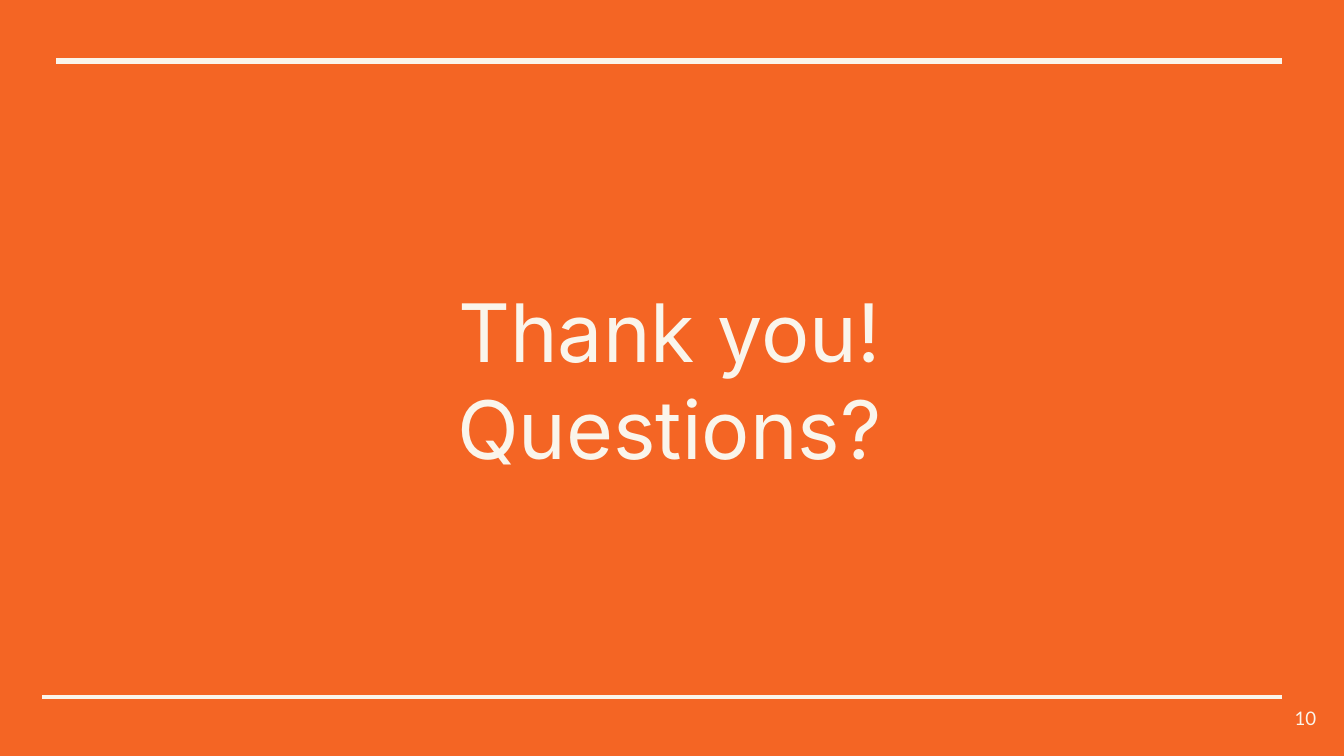
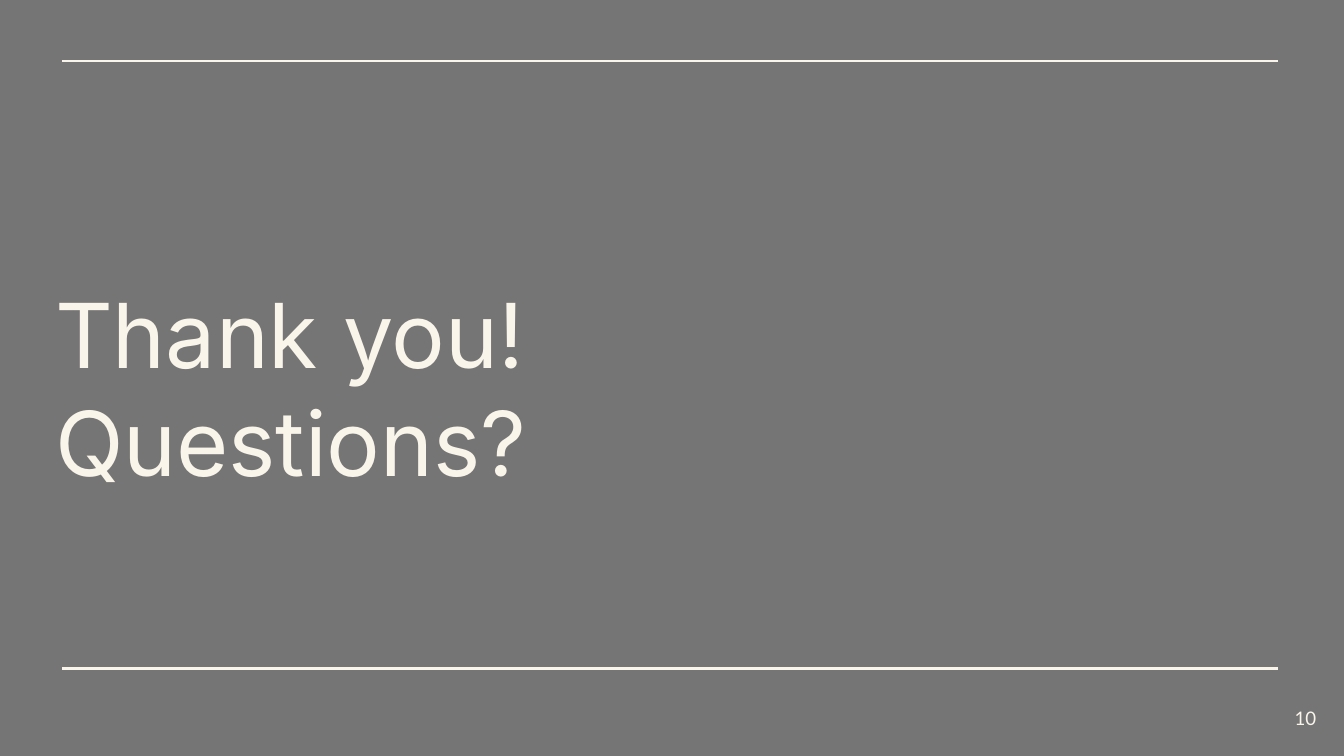
Before and after one commit to Nate-Sheibley/Mild-Steel-Tempering, a slide deck: slide 10 of Mild-Steel-Tempering-Presentation.pptx. Drawn at 1344x756 pixels with LibreOffice and Linux fonts; fonts in the diff are those of the drawing. Boxes give left, top, right and bottom in pixels: in the first picture for what was removed or moved away, otherwise in the second. Text is boxed around its words. In the diff, an @@ line names an element or a change of style, - is before the commit and + after.

```diff
--- a/Mild-Steel-Tempering-Presentation.pptx
+++ b/Mild-Steel-Tempering-Presentation.pptx
@@ background #F46524 to #757575 @@
@@ line removed from (56, 60) to (1282, 60) @@
@@ line moved from (66, 60) - (1282, 60) to (63, 60) - (1278, 60) @@
@@ line (63, 60) - (1278, 60): stroke #FAF5EB 3 pt to #FAF5EB 1.5 pt @@
@@ title "Thank you!": place and size @@
-title "Thank you!" at [457, 303, 881, 465]
+title "Thank you!" at [55, 303, 526, 482]
@@ title "Thank you!" at [55, 303, 526, 482]: size 43.2 to 48 pt; alignment centre to left @@
@@ line moved from (63, 696) - (1282, 696) to (63, 668) - (1278, 668) @@
@@ line (63, 668) - (1278, 668): stroke #FAF5EB 2.25 pt to #FAF5EB 1.5 pt @@
@@ line removed from (42, 696) to (1282, 696) @@
```
Also in this commit, not shown: 1 slide added, 4 other files.
